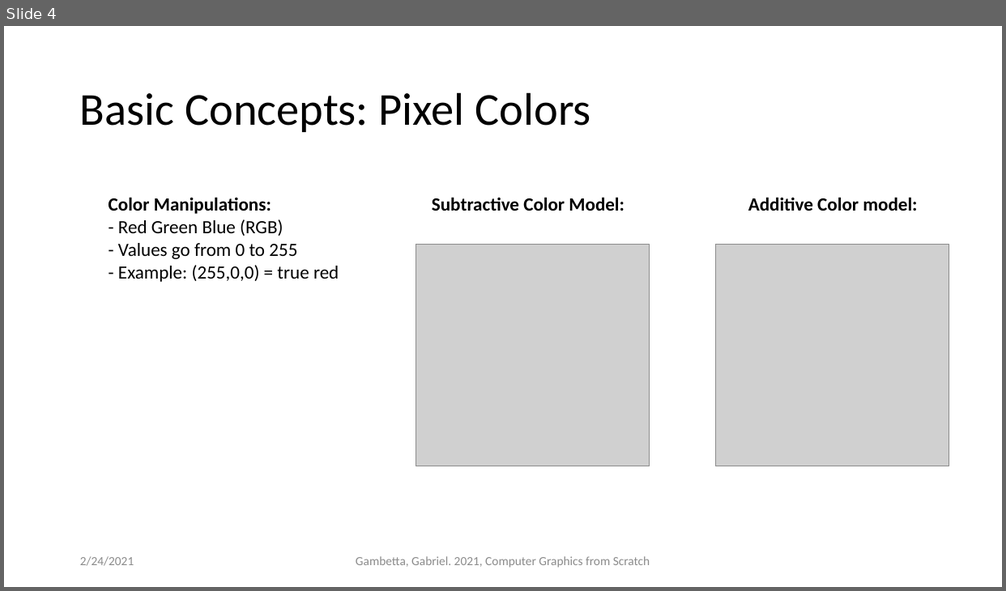
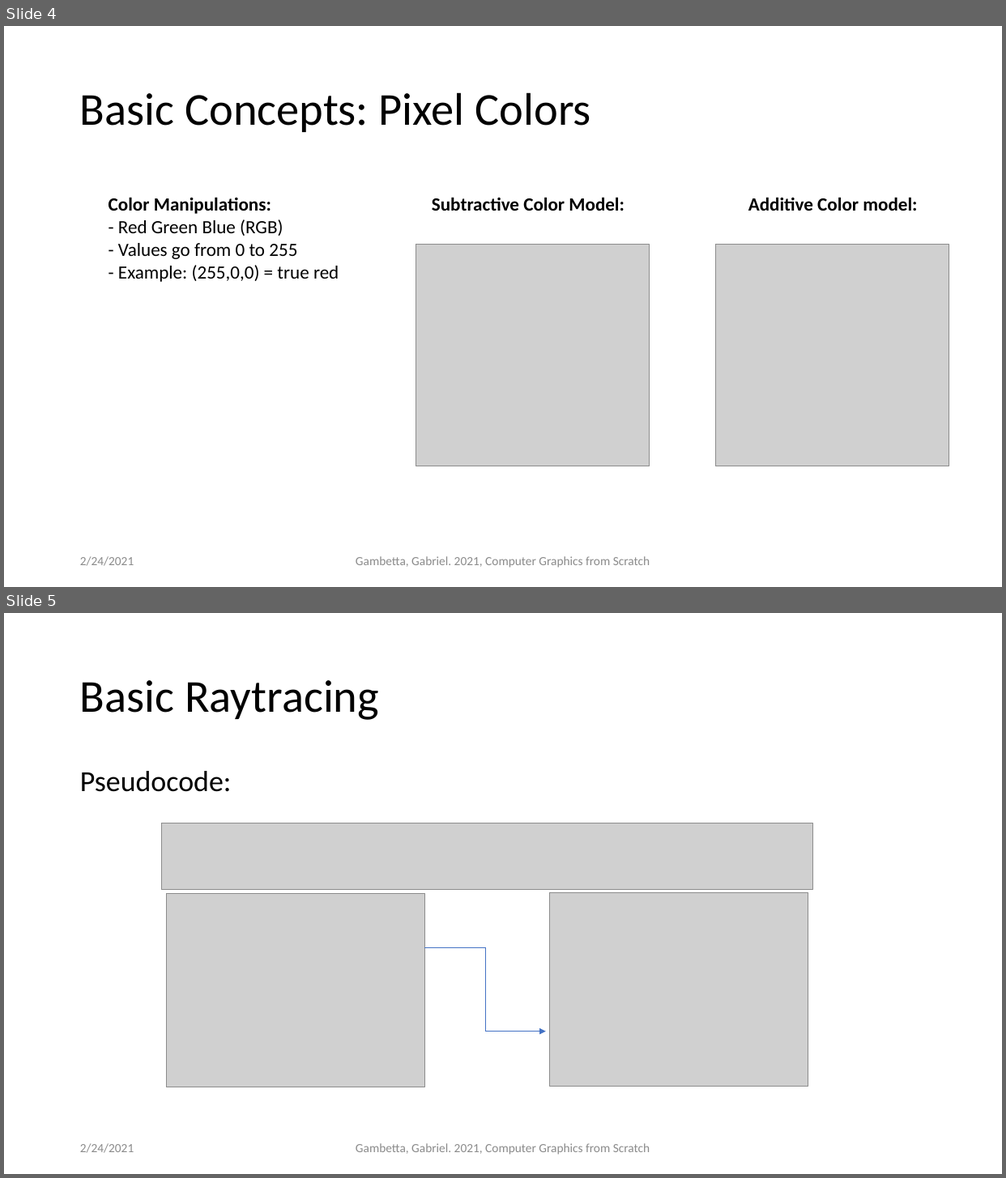
Before and after one commit to ctrachte/JS-Computer-Graphics-Demo, a slide deck: computer-graphics-js-1.pptx. Shown one above the other, each under a label of ours: slide 4 before the commit, slides 4 and 5 after it. The pictures are 1006x591 and 1006x1178 pixels, drawn with LibreOffice and Linux fonts; fonts in the diff are those of the drawing; grey boxes stand for pictures. Boxes give left, top, right and bottom in pixels: in the first picture for what was removed or moved away, otherwise in the second. Text is boxed around its words. In the diff, an @@ line names an element or a change of style, - is before the commit and + after.

Commit message:
add slides for ray-tracing

```diff
--- a/computer-graphics-js-1.pptx
+++ b/computer-graphics-js-1.pptx
@@ slide 5 added at [4,613,1002,1174], background #FFFFFF @@
@@ title added at [80,680,379,720], 44 pt, text #000000 @@
+Basic Raytracing
@@ text added at [80,771,232,792], 28 pt, text #000000 @@
+Pseudocode:
@@ picture added at [161,823,812,889] @@
@@ picture added at [167,894,424,1088] @@
@@ picture added at [550,893,808,1087] @@
@@ elbow arrow added from (424, 948) to (546, 1032), #4472C4 0.5 pt @@
@@ text added at [80,1144,134,1153], 12 pt, text #8C8C8C @@
+2/24/2021
@@ text added at [356,1144,650,1155], 12 pt, text #8C8C8C @@
+Gambetta, Gabriel. 2021, Computer Graphics from Scratch
```
